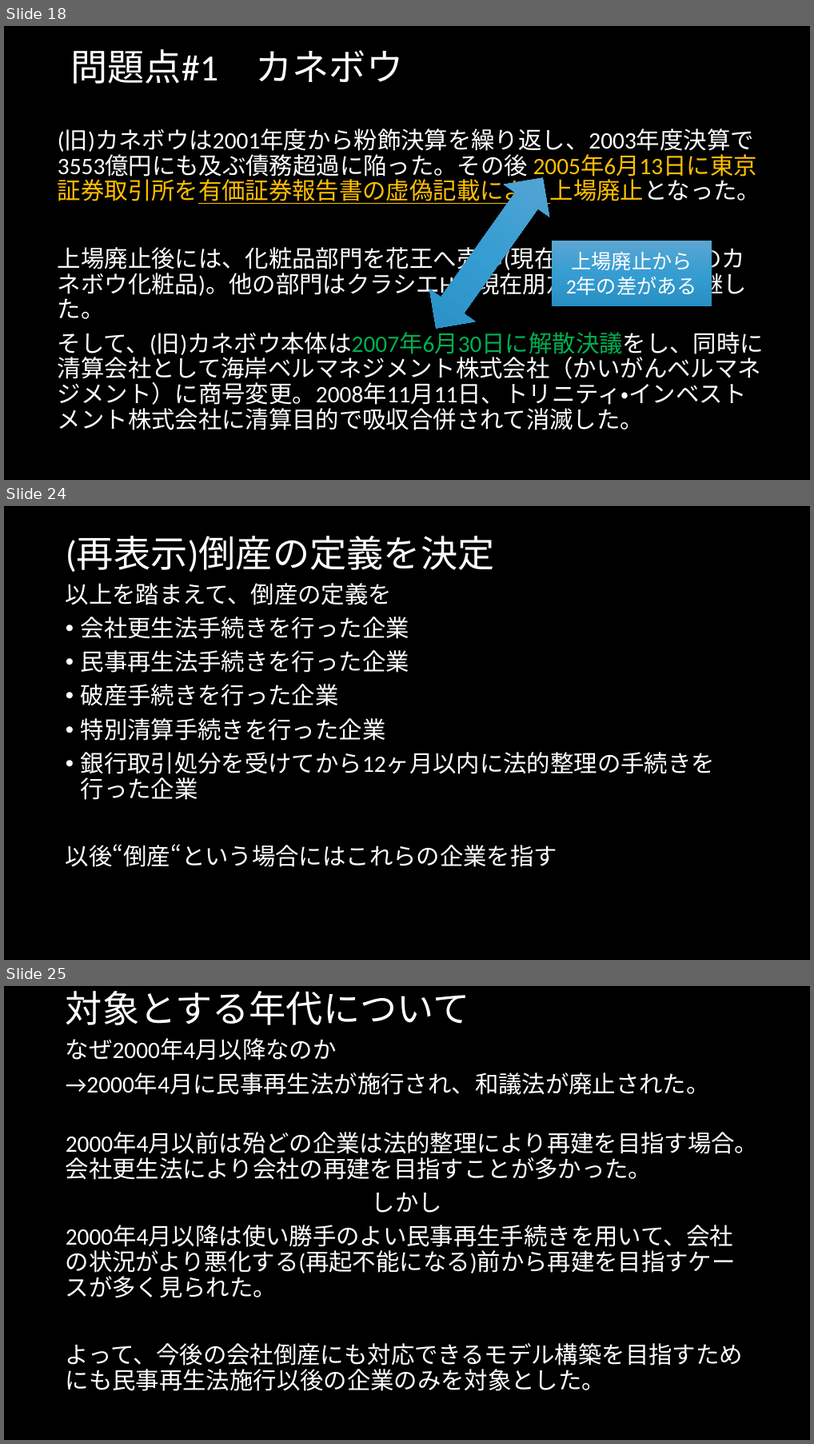
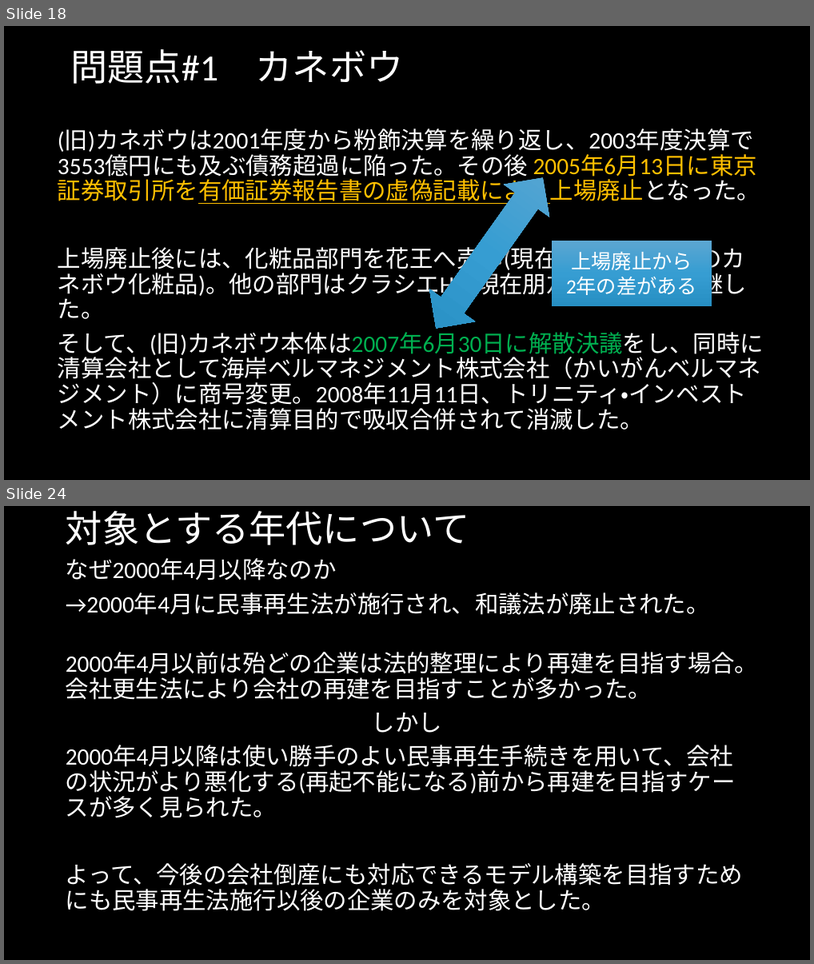
Before and after one commit to MAGA-Phantom/OperationSotsuron, a slide deck: 倒産の研究(仮).pptx. Shown one above the other, each under a label of ours: slides 18, 24 and 25 before the commit, slides 18 and 24 after it; the slides between them are not shown. The pictures are 814x1444 and 814x964 pixels, drawn with LibreOffice and Linux fonts; fonts in the diff are those of the drawing. Boxes give left, top, right and bottom in pixels: in the first picture for what was removed or moved away, otherwise in the second. Text is boxed around its words. In the diff, an @@ line names an element or a change of style, - is before the commit and + after.

```diff
--- a/倒産の研究(仮).pptx
+++ b/倒産の研究(仮).pptx
@@ slide 24 removed at (4,506,810,960), background #000000 @@
@@ title removed at (66,536,495,572) @@
-(再表示)倒産の定義を決定
@@ text removed at (66,583,715,867) @@
-以上を踏まえて、倒産の定義を
-• 会社更生法手続きを行った企業
-• 民事再生法手続きを行った企業
-• 破産手続きを行った企業
-• 特別清算手続きを行った企業
-• 銀行取引処分を受けてから12ヶ月以内に法的整理の手続きを行った企業
-以後“倒産“という場合にはこれらの企業を指す
@@ what was slide 25 is now slide 24 @@
```
Also in this commit, not shown: 4 slides changed, 4 slides added, 2 other slides removed, 2 other files.
